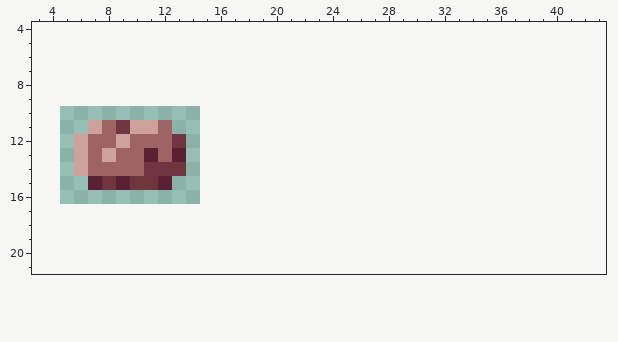
File history of a pixel-art sprite, assets/images/included/characters/enemyMask/projectile.png. The picture above is the old version.
The file is 10x7 pixels. Shown: x 3..43, y 4..21. The old version is drawn lined up with the new one, on the new canvas.
Once edited:
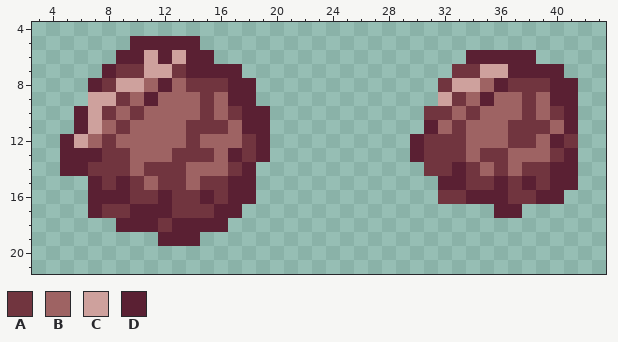
Palette (. is transparent): A #71353f  B #9e6363  C #cea19d  D #5a2033
Changes in this commit:
canvas 10x7 -> 48x24, the old top-left corner now at 5,10
Colour A is added in row 7 at x 9 to 10, 13 and 33 to 34; in row 8 at x 8, 14 to 16, 32 and 37 to 39; in row 9 at x 9, 15, 33 and 38; in row 10 at x 8, 10, 15, 17, 31 to 32, 34, 38 and 40; in row 11 at x 14 to 16, 33 and 37 to 39; in row 12 at x 14, 18, 31 to 33, 37 to 38 and 41.
Colour A is added in row 13 at x 14 to 15, 18, 31 to 33, 35 to 36 and 40; in row 14 at x 17, 31 to 32, 34, 36 and 38 to 39; in row 15 at x 13, 15 to 16, 34 to 35, 37 and 39; in row 16 at x 10 to 11, 13 to 14, 16, 32 to 33 and 37 to 38; in row 17 at x 8 to 9 and 13 to 15; in row 18 at x 12.
Colour A replaces colour B in row 12 at x 8; in row 13 at x 9; in row 14 at x 7 to 9.
Colour A replaces colour C in row 13 at x 8.
Colour A replaces colour D in row 13 at x 13; in row 15 at x 12.
Colour B is added in row 8 at x 11, 13 and 35; in row 9 at x 10, 12 to 14, 16, 34, 36 to 37 and 39; in row 10 at x 9, 11 to 14, 16, 33, 35 to 37 and 39; in row 11 at x 13, 17, 32, 34 to 36 and 40; in row 12 at x 15 to 17, 34 to 36 and 39; in row 13 at x 16, 34 and 37 to 39.
Colour B is added in row 14 at x 14 to 16, 35 and 37; in row 15 at x 14.
Colour B replaces colour A in row 12 at x 13; in row 15 at x 11.
Colour B replaces colour C in row 11 at x 10 to 11; in row 12 at x 9.
Colour B replaces colour D in row 13 at x 11.
Colour C is added in row 6 at x 11 and 13; in row 7 at x 11 to 12 and 35 to 36; in row 8 at x 9 to 10 and 33 to 34; in row 9 at x 7 to 8 and 32; in row 10 at x 7.
Colour D is added in row 5 at x 10 to 14; in row 6 at x 9 to 10, 12, 14 to 15 and 34 to 38; in row 7 at x 8, 14 to 17 and 37 to 40; in row 8 at x 7, 12, 17 to 18, 36 and 40 to 41; in row 9 at x 11, 17 to 18, 35 and 40 to 41; in row 10 at x 6, 18 to 19 and 41.
Colour D is added in row 11 at x 6, 18 to 19, 31 and 41; in row 12 at x 5, 19, 30 and 40; in row 13 at x 5, 17, 19, 30 and 41; in row 14 at x 5, 18, 33 and 40 to 41; in row 15 at x 17 to 18, 32 to 33, 36, 38 and 40 to 41; in row 16 at x 7 to 9, 12, 15, 17 to 18, 34 to 36 and 39 to 40.
Colour D is added in row 17 at x 7, 10 to 12, 16 to 17 and 36 to 37; in row 18 at x 9 to 11 and 13 to 16; in row 19 at x 12 to 14.
Colour D replaces colour B in row 13 at x 7.
Colour D replaces colour C in rows 13 to 14 at x 6.
Where, in picture pixels (left, top, right, bottom), the same in both pictures:
changed: (60, 36, 270, 246)
added: (410, 50, 578, 218)
